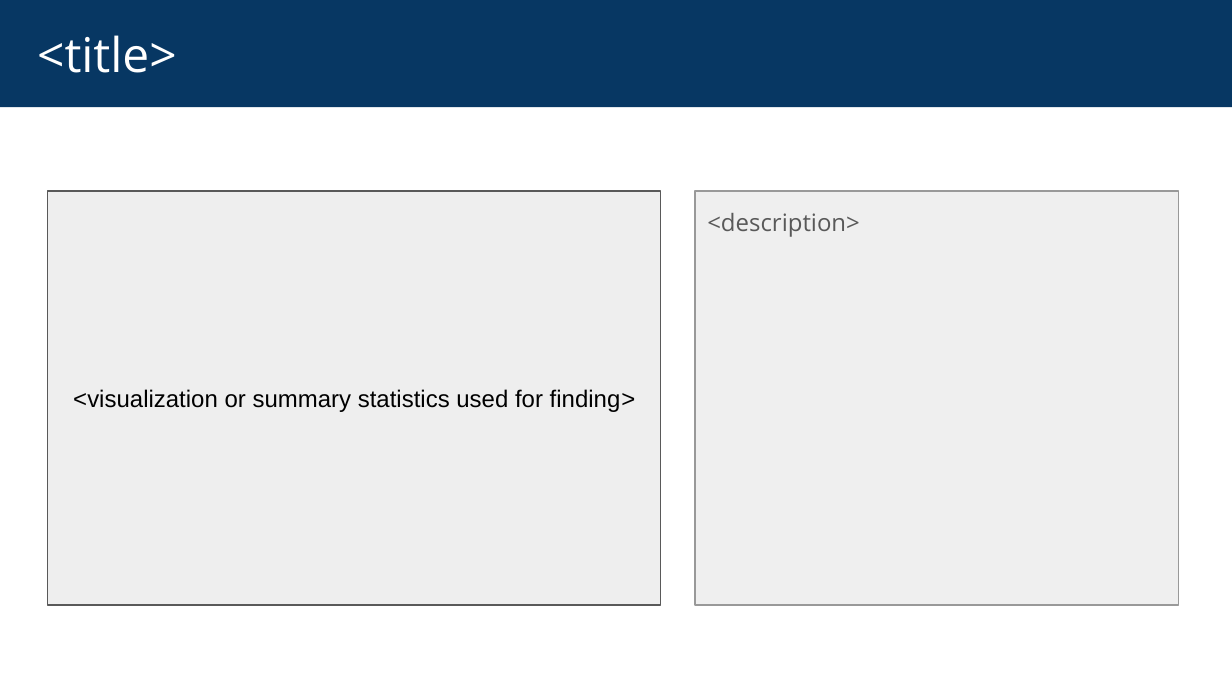
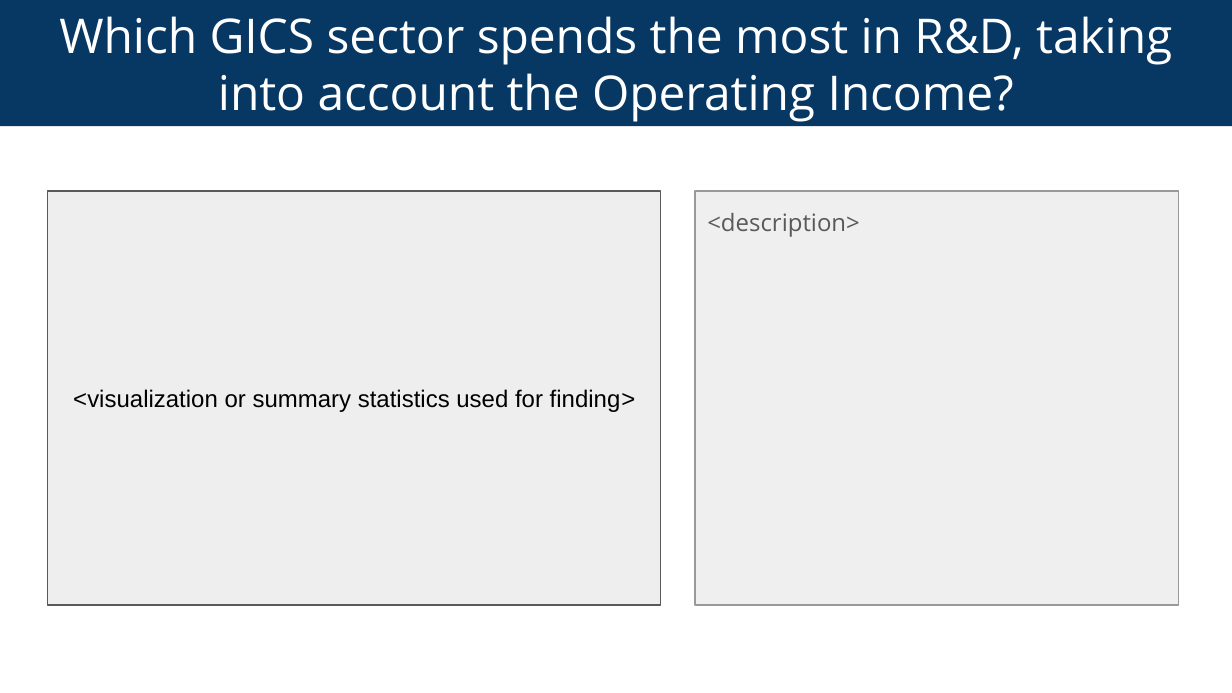
Before and after one commit to dimikara/NYSE-Data-Analysis, a slide deck: slide 2 of Project_2_Analyze_NYSE_Data.pptx. Drawn at 1232x693 pixels with LibreOffice and Linux fonts; fonts in the diff are those of the drawing. Boxes give left, top, right and bottom in pixels: in the first picture for what was removed or moved away, otherwise in the second. Text is boxed around its words. In the diff, an @@ line names an element or a change of style, - is before the commit and + after.

```diff
--- a/Project_2_Analyze_NYSE_Data.pptx
+++ b/Project_2_Analyze_NYSE_Data.pptx
@@ title "Which GICS sector spends the ...": place and size @@
-title "Which GICS sector spends the ..." at box(0, 0, 1232, 107)
+title "Which GICS sector spends the ..." at box(0, 0, 1232, 126)
@@ title at box(59, 16, 1172, 122): text changed @@
-<title>
+Which GICS sector spends the most in R&D, taking into account the Operating Income?
```
Also in this commit, not shown: 1 other file.
